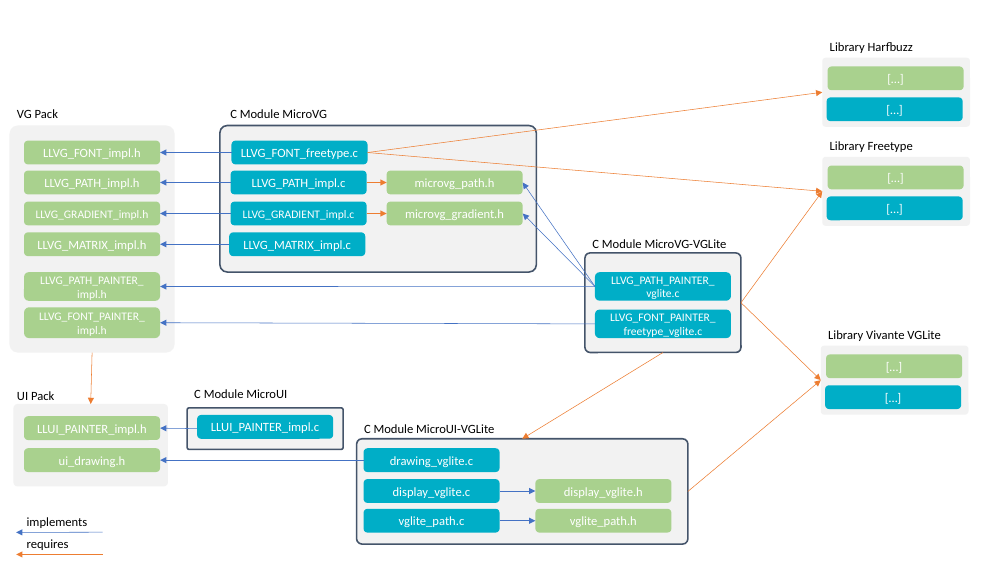
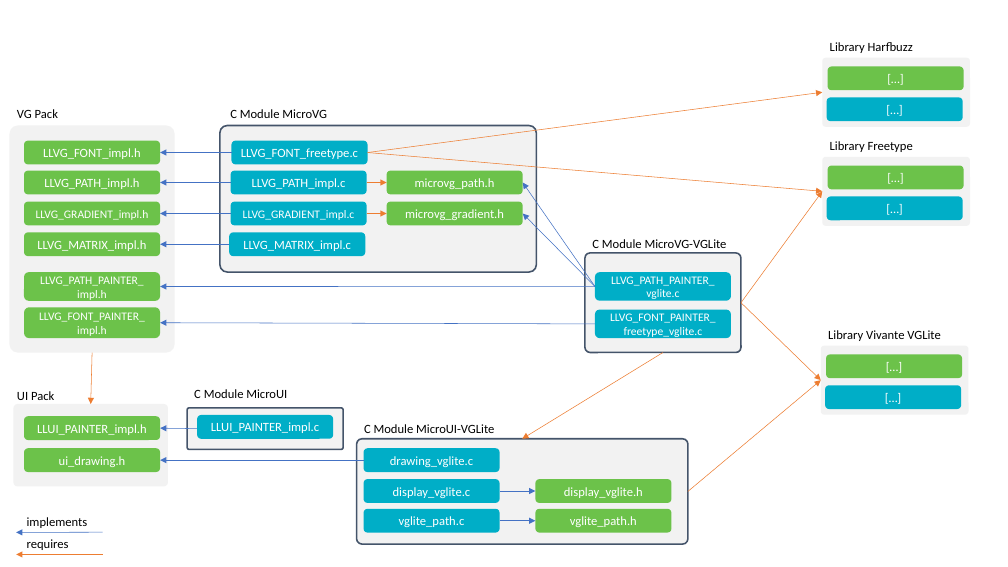
Before and after one commit to MicroEJ/docs, a slide deck: slide 9 of PlatformDeveloperGuide/images/vgLL.pptx. Drawn at 1008x567 pixels with LibreOffice and Linux fonts; fonts in the diff are those of the drawing. Boxes give left, top, right and bottom in pixels: in the first picture for what was removed or moved away, otherwise in the second. Text is boxed around its words. In the diff, an @@ line names an element or a change of style, - is before the commit and + after.

```diff
--- a/PlatformDeveloperGuide/images/vgLL.pptx
+++ b/PlatformDeveloperGuide/images/vgLL.pptx
@@ fill #A9D18E to #6CC24A in 15 elements at bbox=[24, 448, 160, 472], bbox=[24, 417, 160, 440], bbox=[24, 232, 160, 256], bbox=[24, 272, 160, 301], bbox=[24, 171, 160, 194], bbox=[24, 202, 160, 225], bbox=[24, 141, 160, 164], bbox=[24, 307, 160, 338], bbox=[386, 171, 523, 194], bbox=[386, 202, 523, 225], bbox=[535, 479, 671, 503], bbox=[535, 509, 671, 532], bbox=[828, 166, 964, 189], bbox=[828, 67, 964, 90], bbox=[827, 355, 963, 378] @@
```
Also in this commit, not shown: 1 other file.
